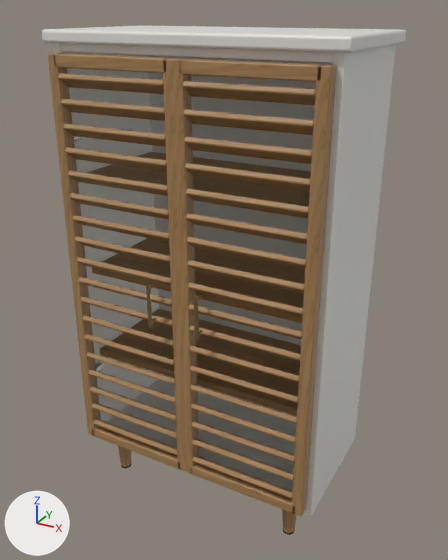
Before and after pictures for a commit that changed the glTF model house-light/furniture/models/W08.glb.
Before and after are seen from a 50 mm lens placed at (0.864, -1.564, 1.531), pointed at (0.013, -0.017, 0.757). Arrows for +X, +Y and +Z are at lower left; the lights stay in place. The older version comes first. Where no turn or scale is listed for an object, it has been applied to the vertices.
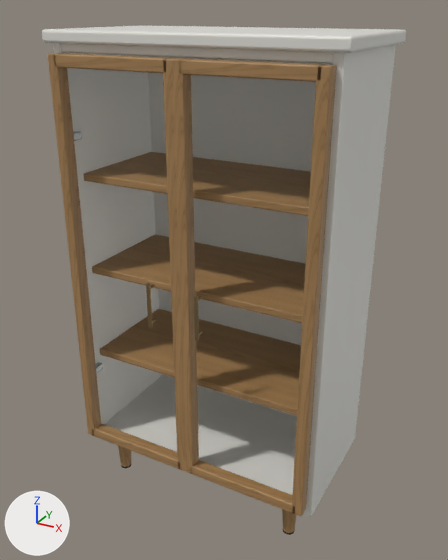
What the commit changed:
Object 'Cube.012' (ob_cube_012) is deleted.
Object 'Cube.001' (ob_cube_001) is deleted.
Object 'Cube.002' (ob_cube_002) is deleted.
Object 'Cube.003' (ob_cube_003) is deleted.
Object 'Cube.004' (ob_cube_004) is deleted.
Object 'Cube.005' (ob_cube_005) is deleted.
Object 'Cube.006' (ob_cube_006) is deleted.
Object 'Cube.007' (ob_cube_007) is deleted.
Object 'Cube.008' (ob_cube_008) is deleted.
Object 'Cube.009' (ob_cube_009) is deleted.
Object 'Cube.010' (ob_cube_010) is deleted.
Object 'Cube.011' (ob_cube_011) is deleted.
Object 'Cube.013' (ob_cube_013) is deleted.
Object 'Cube.014' (ob_cube_014) is deleted.
Object 'Cube.015' (ob_cube_015) is deleted.
Object 'Cube.016' (ob_cube_016) is deleted.
Object 'Cube.017' (ob_cube_017) is deleted.
Object 'Cube.018' (ob_cube_018) is deleted.
Object 'Cube.019' (ob_cube_019) is deleted.
Object 'Cube.020' (ob_cube_020) is deleted.
Object 'Cube.021' (ob_cube_021) is deleted.
Object 'Cube.022' (ob_cube_022) is deleted.
Object 'Cube.023' (ob_cube_023) is deleted.
Object 'Cube.024' (ob_cube_024) is deleted.
Object 'Cube.025' (ob_cube_025) is deleted.
Object 'Cube.026' (ob_cube_026) is deleted.
Object 'Cube.027' (ob_cube_027) is deleted.
Object 'Cube.028' (ob_cube_028) is deleted.
Object 'Cube.029' (ob_cube_029) is deleted.
Object 'Cube.030' (ob_cube_030) is deleted.
Object 'Cube.031' (ob_cube_031) is deleted.
Object 'Cube.032' (ob_cube_032) is deleted.
Object 'Cube.033' (ob_cube_033) is deleted.
Object 'Cube.034' (ob_cube_034) is deleted.
Object 'Cube.035' (ob_cube_035) is deleted.
Object 'Cube.036' (ob_cube_036) is deleted.

What differs and where, as boxes [x1, y1, x2, y2] in the pictures (448 x 560 px):
'Cube.036', deleted (brown)
    before: [183, 81, 315, 105]
'Cube.035', deleted (brown)
    before: [183, 109, 314, 135]
'Cube.034', deleted (brown)
    before: [184, 136, 312, 164]
'Cube.033', deleted (brown)
    before: [185, 163, 310, 192]
'Cube.018', deleted (brown)
    before: [58, 73, 164, 94]
'Cube.032', deleted (brown)
    before: [185, 188, 309, 218]
'Cube.017', deleted (brown)
    before: [61, 99, 165, 121]
'Cube.031', deleted (brown)
    before: [186, 213, 307, 244]
'Cube.016', deleted (brown)
    before: [63, 123, 166, 147]
'Cube.030', deleted (brown)
    before: [187, 237, 306, 269]
'Cube.015', deleted (brown)
    before: [66, 147, 167, 172]
'Cube.029', deleted (brown)
    before: [187, 260, 304, 293]
'Cube.014', deleted (brown)
    before: [68, 171, 168, 196]
'Cube.028', deleted (brown)
    before: [188, 282, 303, 317]
'Cube.013', deleted (brown)
    before: [70, 193, 168, 219]
'Cube.027', deleted (brown)
    before: [188, 304, 302, 339]
'Cube.011', deleted (brown)
    before: [73, 215, 169, 242]
'Cube.019', deleted (brown)
    before: [192, 456, 293, 498]
'Cube.020', deleted (brown)
    before: [192, 439, 294, 480]
'Cube.010', deleted (brown)
    before: [75, 236, 170, 264]
'Cube.021', deleted (brown)
    before: [191, 421, 295, 462]
'Cube.026', deleted (brown)
    before: [189, 325, 300, 361]
'Cube.025', deleted (brown)
    before: [189, 346, 299, 382]
'Cube.022', deleted (brown)
    before: [191, 403, 296, 443]
'Cube.009', deleted (brown)
    before: [77, 257, 171, 286]
'Cube.023', deleted (brown)
    before: [190, 385, 297, 423]
'Cube.024', deleted (brown)
    before: [190, 365, 298, 403]
'Cube.008', deleted (brown)
    before: [79, 277, 172, 307]
'Cube.012', deleted (brown)
    before: [93, 419, 177, 455]
'Cube.001', deleted (brown)
    before: [92, 403, 177, 438]
'Cube.002', deleted (brown)
    before: [90, 387, 176, 421]
'Cube.007', deleted (brown)
    before: [81, 297, 172, 327]
'Cube.003', deleted (brown)
    before: [88, 369, 175, 403]
'Cube.006', deleted (brown)
    before: [83, 316, 173, 346]
'Cube.004', deleted (brown)
    before: [86, 352, 175, 384]
'Cube.005', deleted (brown)
    before: [85, 334, 174, 365]
